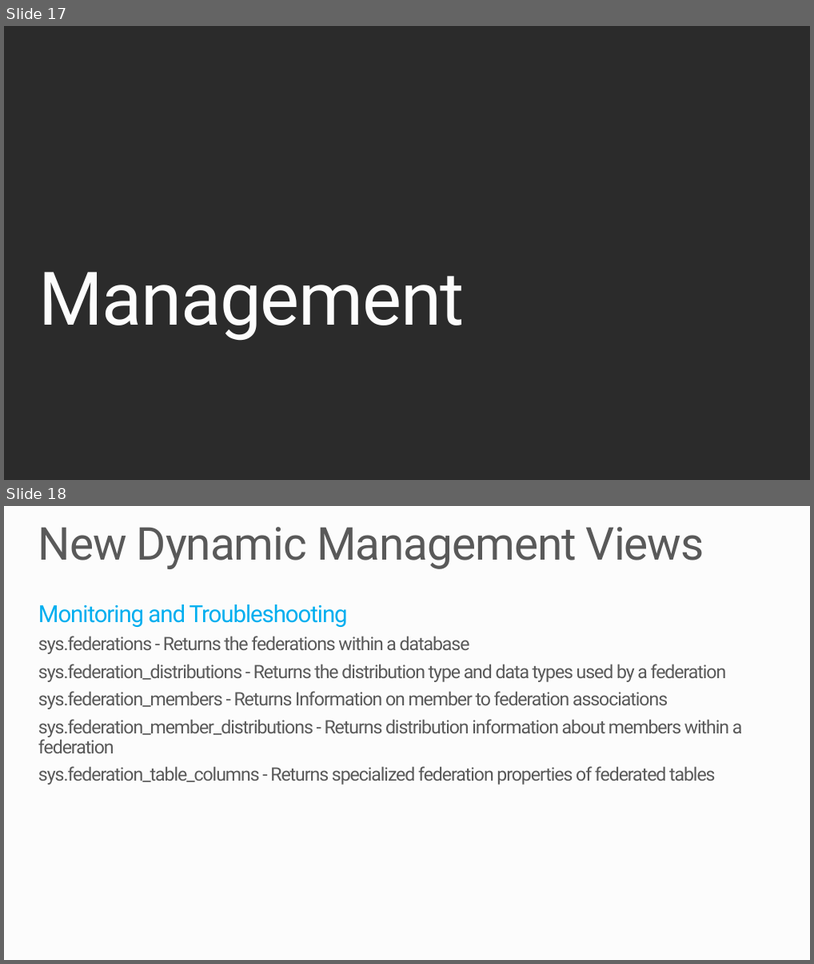
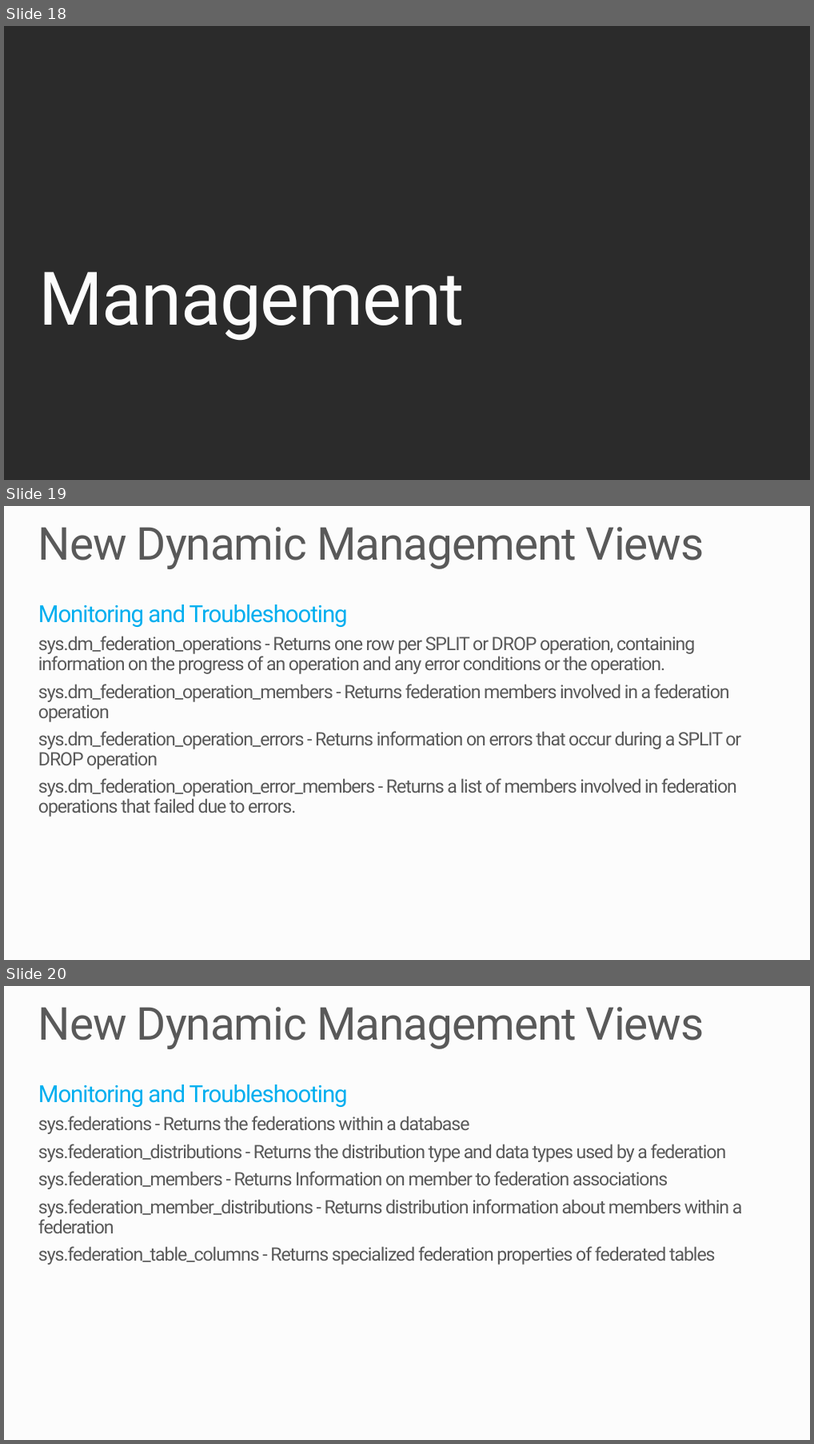
Before and after one commit to SQLScott/PRESENTATION-SQLFederation, a slide deck: SQLFederation.pptx. Shown one above the other, each under a label of ours: slides 17 and 18 before the commit, slides 18, 19 and 20 after it. The pictures are 814x964 and 814x1444 pixels, drawn with LibreOffice and Linux fonts; fonts in the diff are those of the drawing; background and template pictures are left out; a plain dark background stands for a picture behind light text. Boxes give left, top, right and bottom in pixels: in the first picture for what was removed or moved away, otherwise in the second. Text is boxed around its words. In the diff, an @@ line names an element or a change of style, - is before the commit and + after.

```diff
--- a/SQLFederation.pptx
+++ b/SQLFederation.pptx
@@ slide 19 added at (4,506,810,960), background #FCFCFC @@
@@ title added at (38,527,705,569), 54 pt, text #595959 @@
+New Dynamic Management Views
@@ text added at (38,604,742,816), 22 pt, text #595959 @@
+Monitoring and Troubleshooting
+sys.dm_federation_operations - Returns one row per SPLIT or DROP operation, containing information on the progress of an operation and any error conditions or the operation.
+sys.dm_federation_operation_members - Returns federation members involved in a federation operation
+sys.dm_federation_operation_errors - Returns information on errors that occur during a SPLIT or DROP operation
+sys.dm_federation_operation_error_members - Returns a list of members involved in federation operations that failed due to errors.
@@ what was slide 17 is now slide 18 @@
@@ what was slide 18 is now slide 20 @@
```
Also in this commit, not shown: 1 slide changed, 3 other files.
